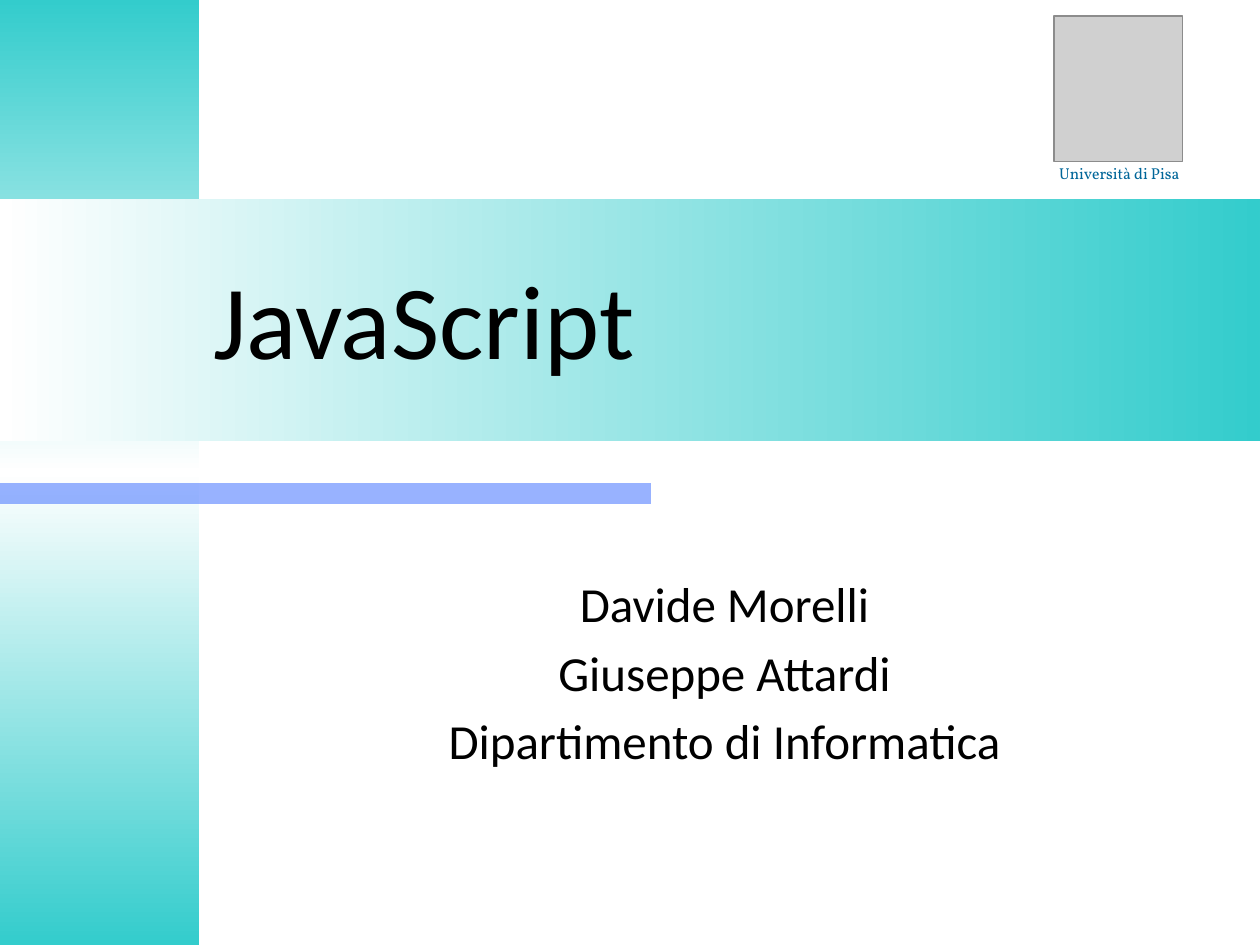
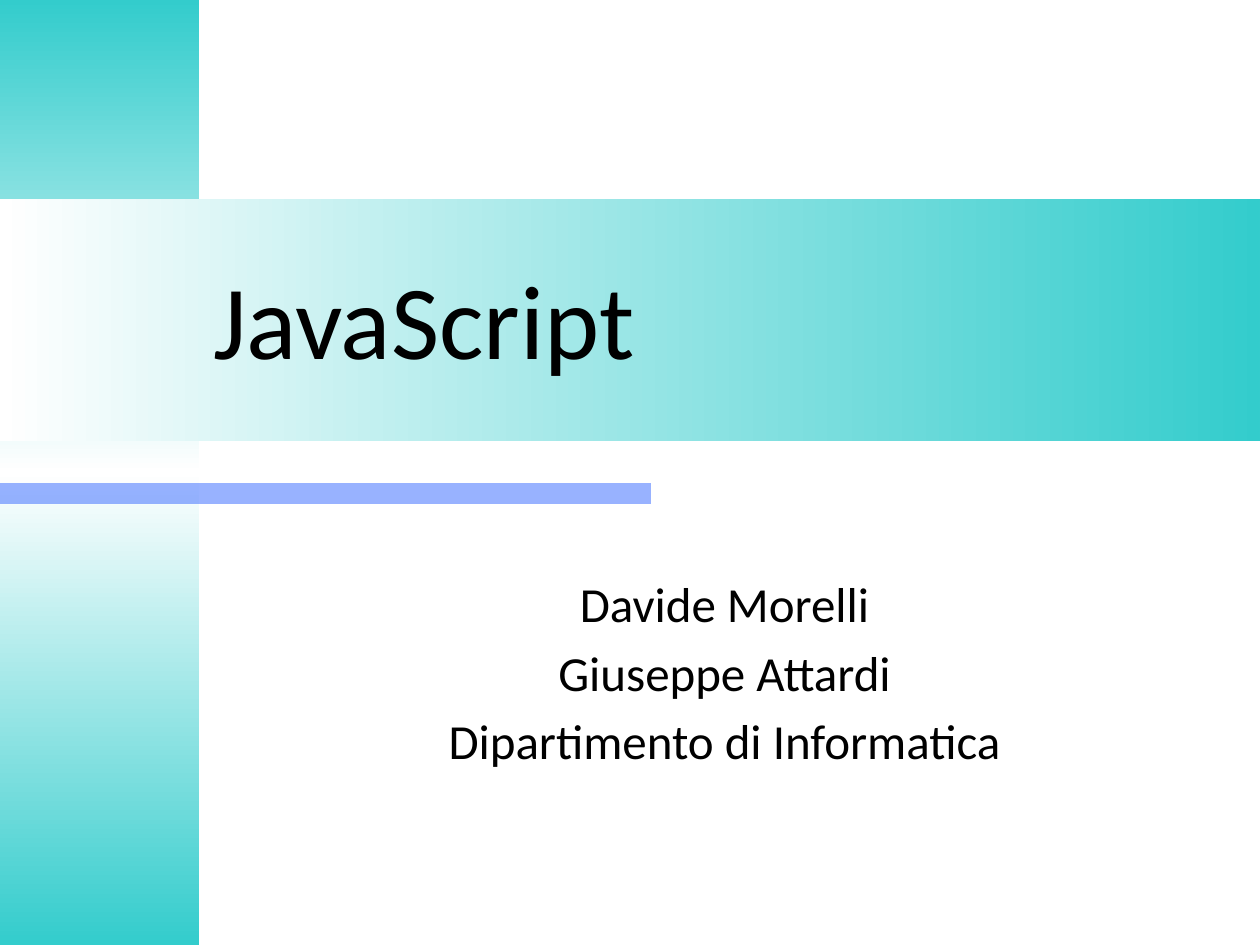
Before and after one commit to tautvydascoding/2019-01, a slide deck: slide 1 of paskaitu-skaidres/6.0-javascript_language-from-university.pptx. Drawn at 1260x945 pixels with LibreOffice and Linux fonts; fonts in the diff are those of the drawing; grey boxes stand for pictures. Boxes give left, top, right and bottom in pixels: in the first picture for what was removed or moved away, otherwise in the second. Text is boxed around its words. In the diff, an @@ line names an element or a change of style, - is before the commit and + after.

```diff
--- a/paskaitu-skaidres/6.0-javascript_language-from-university.pptx
+++ b/paskaitu-skaidres/6.0-javascript_language-from-university.pptx
@@ picture removed at (x1=1055, y1=16, x2=1183, y2=161) @@
@@ text removed at (x1=1059, y1=167, x2=1179, y2=179) @@
-Università di Pisa
```
Also in this commit, not shown: 3 other files.
